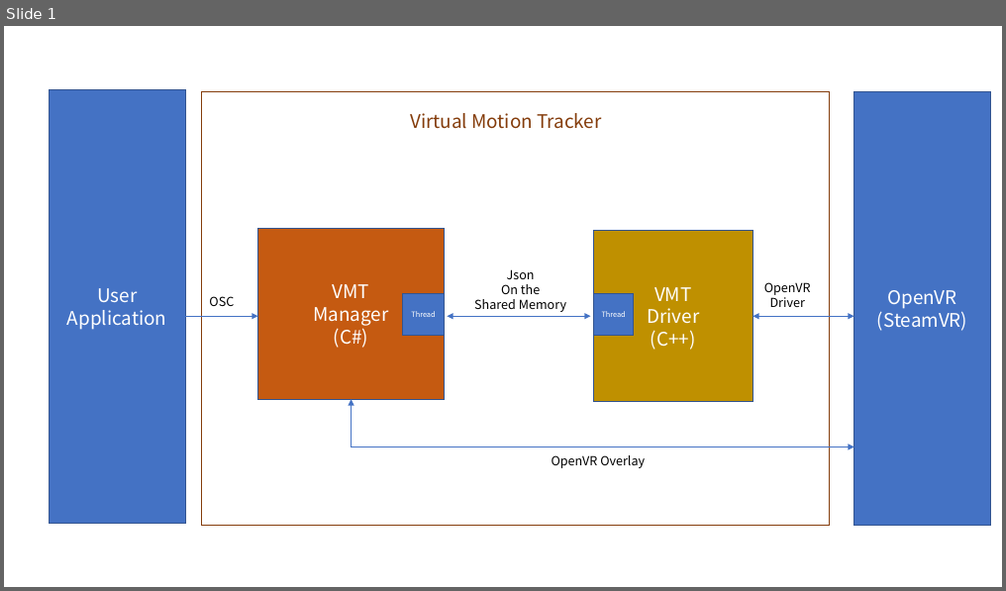
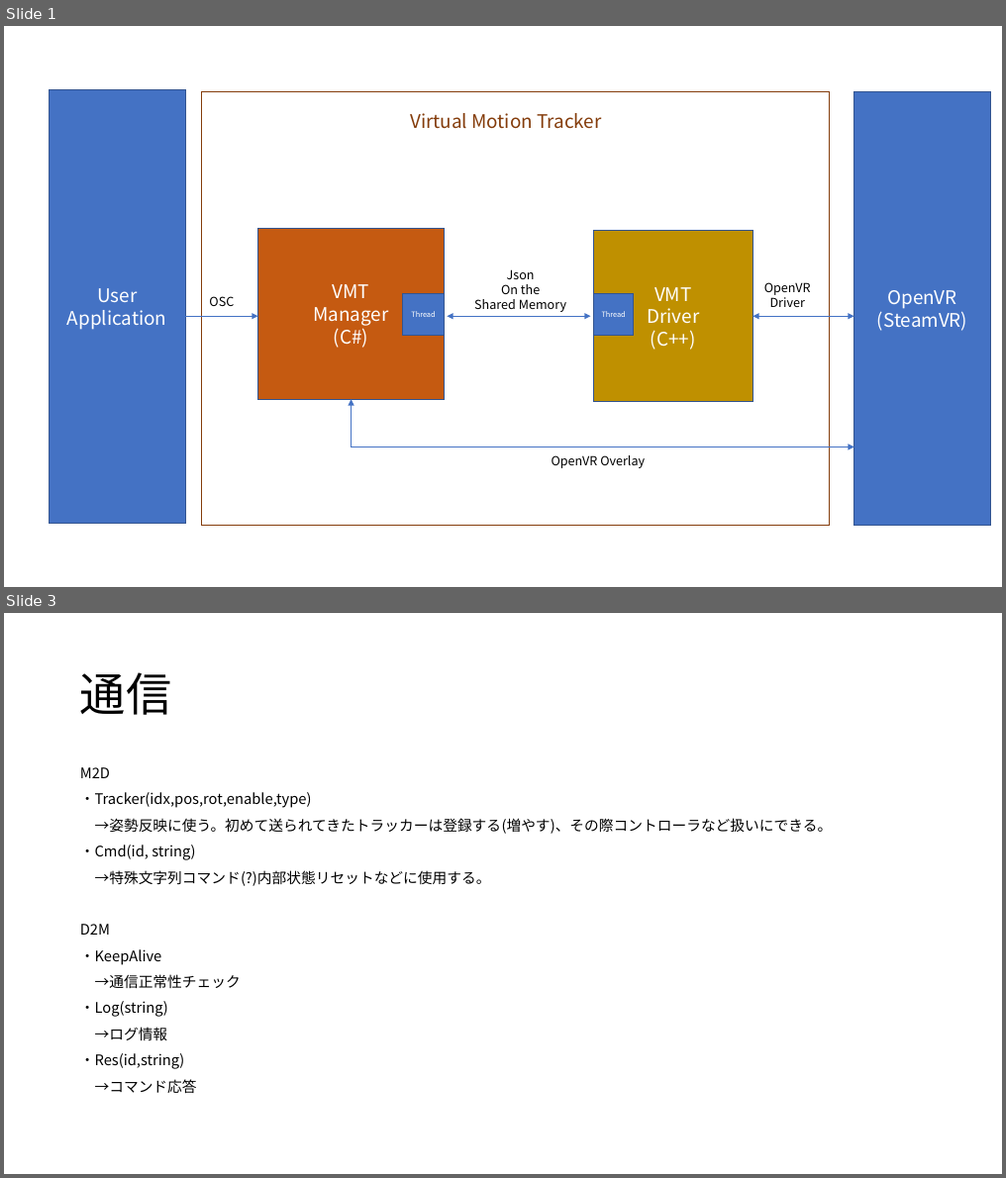
Before and after one commit to gpsnmeajp/VirtualMotionTracker, a slide deck: doc/Architecture.pptx. Shown one above the other, each under a label of ours: slide 1 before the commit, slides 1 and 3 after it; the slides between them are not shown. The pictures are 1006x591 and 1006x1178 pixels, drawn with LibreOffice and Linux fonts; fonts in the diff are those of the drawing. Boxes give left, top, right and bottom in pixels: in the first picture for what was removed or moved away, otherwise in the second. Text is boxed around its words. In the diff, an @@ line names an element or a change of style, - is before the commit and + after.

```diff
--- a/doc/Architecture.pptx
+++ b/doc/Architecture.pptx
@@ slide 3 added at (x1=4, y1=613, x2=1002, y2=1174), background #FFFFFF @@
@@ title added at (x1=80, y1=672, x2=171, y2=715), 44 pt, text #000000 @@
+通信
@@ text added at (x1=80, y1=767, x2=833, y2=1094), 14 pt, text #000000 @@
+M2D
+・Tracker(idx,pos,rot,enable,type)
+→姿勢反映に使う。初めて送られてきたトラッカーは登録する(増やす)、その際コントローラなど扱いにできる。
+・Cmd(id, string)
+→特殊文字列コマンド(?)内部状態リセットなどに使用する。
+D2M
+・KeepAlive
+→通信正常性チェック
+・Log(string)
+→ログ情報
+・Res(id,string)
+→コマンド応答
```
Also in this commit, not shown: 1 other slide added.
